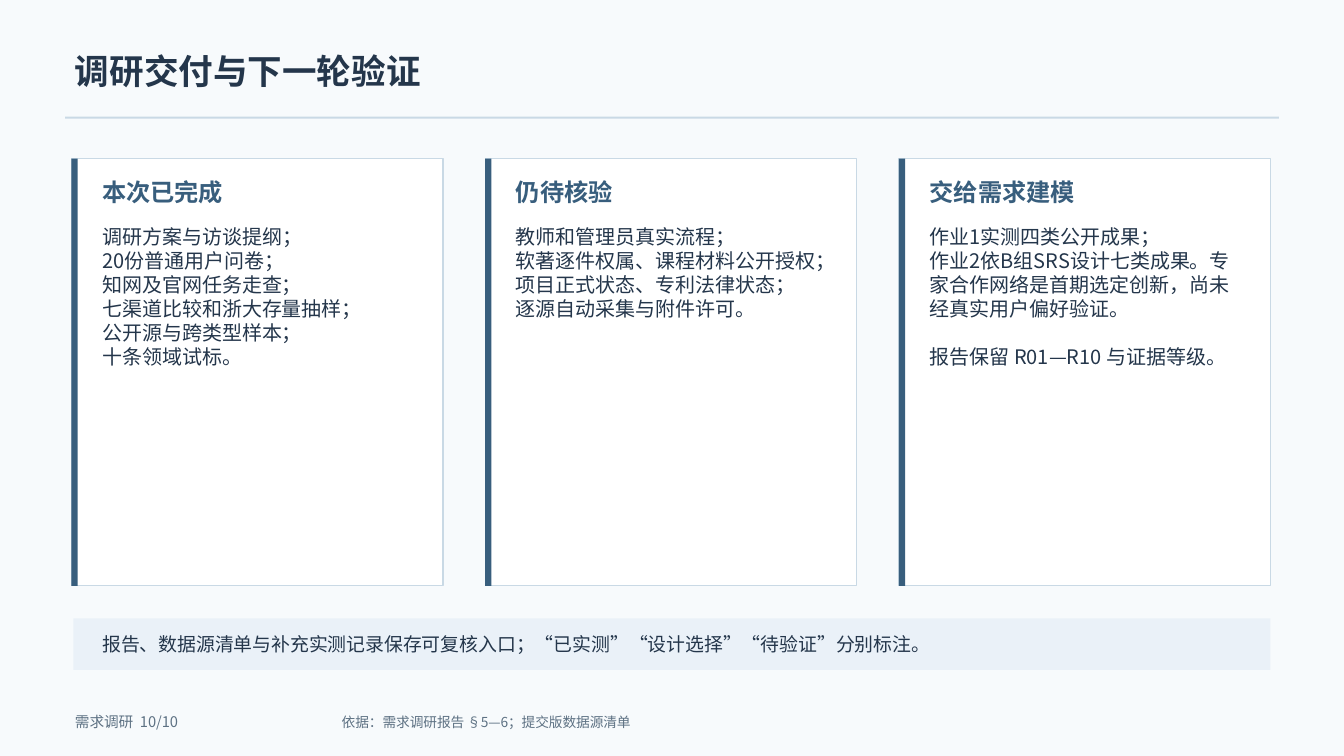
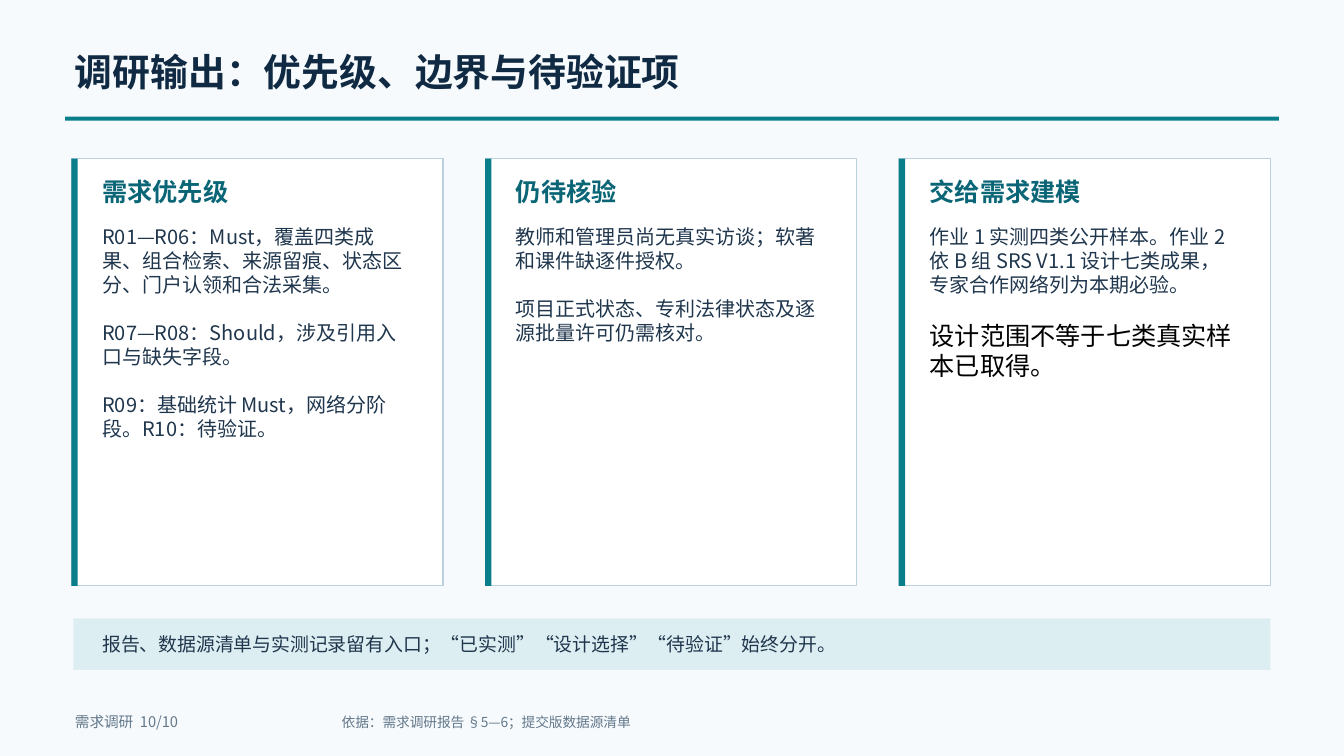
Before and after one commit to retepa1676767/ScholarShare, a slide deck: slide 10 of docs/需求调研/提交版/作业1-学术成果分享平台-需求调研汇报.pptx. Drawn at 1344x756 pixels with LibreOffice and Linux fonts; fonts in the diff are those of the drawing. Boxes give left, top, right and bottom in pixels: in the first picture for what was removed or moved away, otherwise in the second. Text is boxed around its words. In the diff, an @@ line names an element or a change of style, - is before the commit and + after.

```diff
--- a/docs/需求调研/提交版/作业1-学术成果分享平台-需求调研汇报.pptx
+++ b/docs/需求调研/提交版/作业1-学术成果分享平台-需求调研汇报.pptx
@@ text at [75, 53, 680, 90]: text changed; size 24.8 to 27 pt; text colour #24364B to #102A43 @@
-调研交付与下一轮验证
+调研输出：优先级、边界与待验证项
@@ rectangle at [66, 117, 1279, 121]: fill #C9D9E5 to #087E8B @@
@@ text at [102, 179, 228, 204]: text changed; size 17.2 to 18 pt; text colour #385E7D to #0A6676 @@
-本次已完成
+需求优先级
@@ text "仍待核验" at [516, 179, 617, 204]: size 17.2 to 18 pt, text colour #385E7D to #0A6676 @@
@@ outline #C9D9E5 0.75 pt to #BBD1DD 0.75 pt in 3 elements at [72, 158, 444, 586], [485, 158, 857, 586], [899, 158, 1271, 586] @@
@@ fill #385E7D to #087E8B in 3 elements at [72, 158, 78, 586], [485, 158, 491, 586], [899, 158, 905, 586] @@
@@ text "交给需求建模" at [930, 179, 1081, 204]: size 17.2 to 18 pt, text colour #385E7D to #0A6676 @@
@@ text at [102, 227, 402, 438]: text changed; text colour #24364B to #1F364D @@
-调研方案与访谈提纲；
-20份普通用户问卷；
-知网及官网任务走查；
-七渠道比较和浙大存量抽样；
-公开源与跨类型样本；
-十条领域试标。
+R01—R06：Must，覆盖四类成果、组合检索、来源留痕、状态区分、门户认领和合法采集。
+R07—R08：Should，涉及引用入口与缺失字段。
+R09：基础统计 Must，网络分阶段。R10：待验证。
@@ text at [516, 227, 816, 342]: text changed; text colour #24364B to #1F364D @@
-教师和管理员真实流程；
-软著逐件权属、课程材料公开授权；
-项目正式状态、专利法律状态；
-逐源自动采集与附件许可。
+教师和管理员尚无真实访谈；软著和课件缺逐件授权。
+项目正式状态、专利法律状态及逐源批量许可仍需核对。
@@ text at [930, 227, 1232, 377]: text changed; text colour #24364B to #1F364D @@
-作业1实测四类公开成果；
-作业2依B组SRS设计七类成果。专家合作网络是首期选定创新，尚未经真实用户偏好验证。
-报告保留 R01—R10 与证据等级。
+作业 1 实测四类公开样本。作业 2 依 B 组 SRS V1.1 设计七类成果，专家合作网络列为本期必验。
+设计范围不等于七类真实样本已取得。
@@ rectangle at [74, 619, 1271, 670]: fill #EAF1F8 to #DDEEF2 @@
@@ text at [102, 635, 836, 654]: text changed; text colour #24364B to #1F364D @@
-报告、数据源清单与补充实测记录保存可复核入口；“已实测”“设计选择”“待验证”分别标注。
+报告、数据源清单与实测记录留有入口；“已实测”“设计选择”“待验证”始终分开。
@@ text "依据：需求调研报告 §5—6；提交版数据源清单" at [342, 715, 630, 729]: text colour #5D7183 to #62788B @@
```
Also in this commit, not shown: 9 other slides changed, 1 other file.
